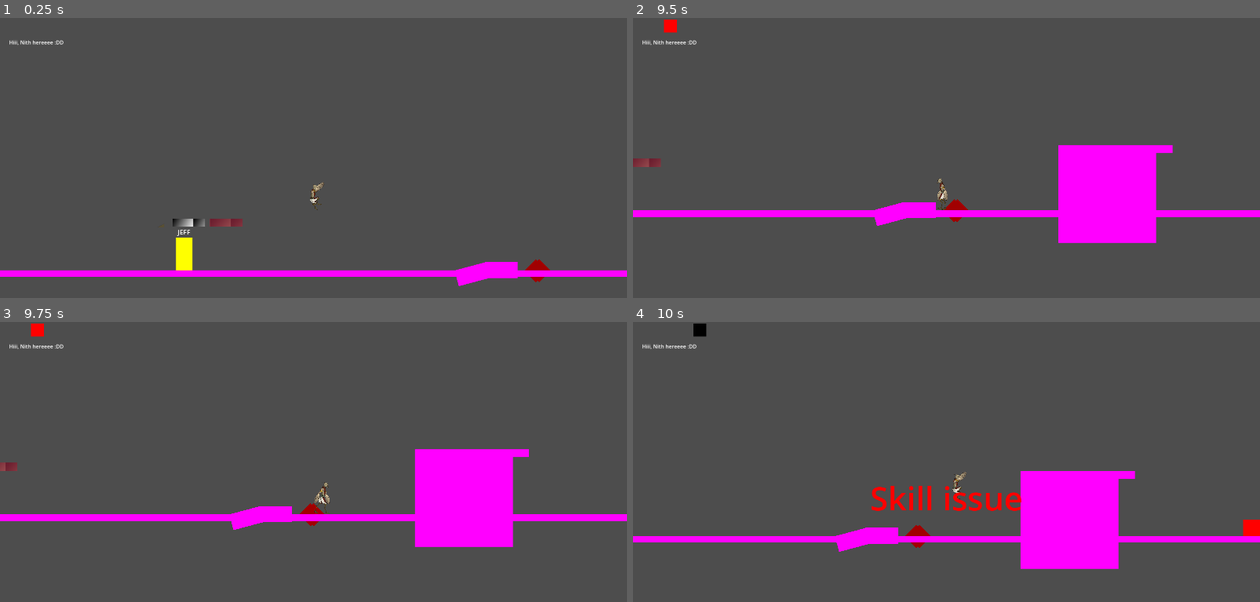
Above: before the commit, frames 1-4 (two rows, left to right).
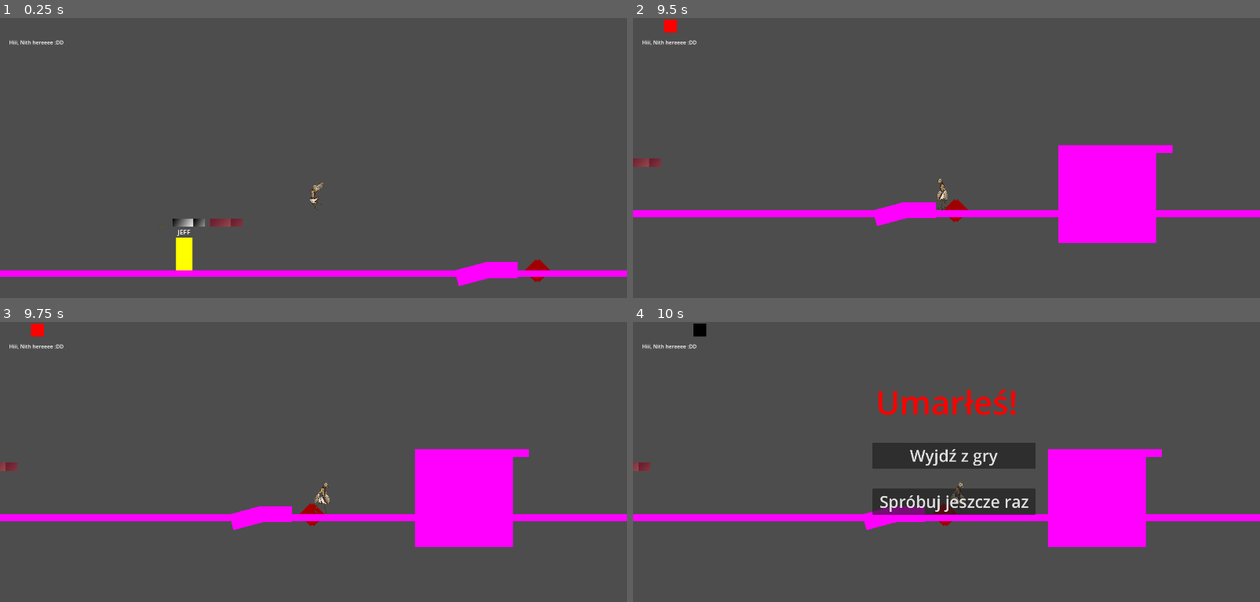
Above: after the commit, the same moments.

Repository: M4przybysz/Kamen-z-serca
Game: Godot game, scene res://src/main/main.tscn
The game is run twice, just before and just after one commit, with the same random seed, the same clock (stepped at 60 frames per second) and the same inputs.
Inputs (mouse positions are in pixels of both pictures, inside the frame that each line leads up to):
- Up to frame 1 (0.25 s): no input
- Up to frame 2 (9.5 s): move the mouse to (915, 264) at 0.52 s; hold D (move_right) 0.53-2.03 s; tap Mouse wheel down (change_feather_down) at 0.6, 5.85 s; tap Space (jump) at 0.77, 1.52, 3.02, 3.77, 4.52, 6.02, 6.77, 7.52, 9.02 s; move the mouse to (1134, 247) at 1.27 s; tap Mouse wheel up (change_feather_up) at 1.35, 6.6 s; move the mouse to (758, 141) at 2.02 s; hold A (move_left) 2.03-4.28 s; tap Middle mouse button (feather_throw) at 2.1, 7.35 s; move the mouse to (977, 194) at 2.77 s; tap Q (shield_use) at 2.85, 8.1 s; move the mouse to (852, 104) at 3.52 s; tap Shift (slide_and_air_dash) at 3.6, 8.85 s; move the mouse to (1084, 177) at 4.27 s; hold D (move_right) 4.28-8.03 s; right-click (1084, 177) at 4.35 s; move the mouse to (821, 211) at 5.02 s; click (821, 211) at 5.1 s; move the mouse to (1009, 116) at 5.77 s; move the mouse to (915, 264) at 6.52 s; move the mouse to (1134, 247) at 7.27 s; move the mouse to (758, 141) at 8.02 s; hold A (move_left) from 8.03 s (still down); move the mouse to (977, 194) at 8.77 s
- Up to frame 3 (9.75 s): move the mouse to (219, 408) at 9.52 s; release A (move_left) at 9.53 s; hold D (move_right) from 9.53 s (still down); hold Right mouse button (spear_attack) from 9.53 s (still down)
- Up to frame 4 (10 s): keep holding D (move_right); keep holding Right mouse button (spear_attack); tap Space (jump) at 9.77 s

Frames 1-3 are identical in both runs. In frame 4, 15% of the frame differs, in the area x 0-100%, y 24-89%.

Commit message:
Death screen and pause menu

Diff:
--- a/la_creatura_game/src/gameplay/gameplay.gd
+++ b/la_creatura_game/src/gameplay/gameplay.gd
@@ -1,8 +1,9 @@
 extends Node2D
 
 @onready var ui: Control = $UI/UI
-@onready var death_menu: Control = $UI/DeathMenu
 @onready var player: CharacterBody2D = $Player
+@onready var death_menu: Control = $"../../Menus/DeathMenu"
+@onready var main: Node = $"../.."
 
 var player_level: int = 1
 var max_hp: int = 2 + player_level
@@ -26,7 +27,7 @@
 	if hp >= 0 and hp < max_hp:
 		ui.set_hp(hp)
 	if hp <= 0:
-		death_menu.visible = true
+		main.show_death_menu()
 
 func increase_hp(value: int) -> void:
 	if hp + value < max_hp:
--- a/la_creatura_game/src/gameplay/gameplay.tscn
+++ b/la_creatura_game/src/gameplay/gameplay.tscn
@@ -1,9 +1,8 @@
-[gd_scene load_steps=6 format=3 uid="uid://w86chk0k7rbt"]
+[gd_scene load_steps=5 format=3 uid="uid://w86chk0k7rbt"]
 
 [ext_resource type="Script" path="res://src/gameplay/gameplay.gd" id="1_i11ig"]
 [ext_resource type="PackedScene" uid="uid://ctso286u1j6so" path="res://src/player/player.tscn" id="1_m47ch"]
 [ext_resource type="PackedScene" uid="uid://c4ffy2ihhl0s2" path="res://src/ui/ui.tscn" id="3_2j3cv"]
-[ext_resource type="PackedScene" uid="uid://dtdi70vm2ahdn" path="res://src/menus/death_menu/death_menu.tscn" id="5_r6rdt"]
 [ext_resource type="PackedScene" uid="uid://c2hu2t4j0od5o" path="res://src/test_elements/levels/programmers_playground.tscn" id="7_crvro"]
 
 [node name="Gameplay" type="Node2D"]
@@ -24,6 +23,3 @@
 [node name="UI" type="CanvasLayer" parent="."]
 
 [node name="UI" parent="UI" instance=ExtResource("3_2j3cv")]
-
-[node name="DeathMenu" parent="UI" instance=ExtResource("5_r6rdt")]
-visible = false
--- a/la_creatura_game/src/main/main.gd
+++ b/la_creatura_game/src/main/main.gd
@@ -1,4 +1,7 @@
 extends Node
+
+@onready var pause_menu: Control = $Menus/PauseMenu
+@onready var death_menu: Control = $Menus/DeathMenu
 
 # Called when the node enters the scene tree for the first time.
 func _ready() -> void:
@@ -10,4 +13,13 @@
 
 func _input(event: InputEvent) -> void:
 	if Input.is_action_just_pressed("quit"):
-		get_tree().quit()
+		if !get_tree().paused:
+			pause_menu.visible=true
+			get_tree().paused=true
+		else:
+			pause_menu.visible=false
+			get_tree().paused=false
+
+func show_death_menu():
+	death_menu.visible=true
+	get_tree().paused=true
--- a/la_creatura_game/src/main/main.tscn
+++ b/la_creatura_game/src/main/main.tscn
@@ -1,17 +1,28 @@
-[gd_scene load_steps=4 format=3 uid="uid://d3gn4eoxa2lh0"]
+[gd_scene load_steps=6 format=3 uid="uid://d3gn4eoxa2lh0"]
 
 [ext_resource type="Script" path="res://src/main/main.gd" id="1_2nm2t"]
 [ext_resource type="PackedScene" uid="uid://w86chk0k7rbt" path="res://src/gameplay/gameplay.tscn" id="1_kjvcn"]
 [ext_resource type="PackedScene" uid="uid://hc0bafam4ly2" path="res://src/menus/main_menu/main_menu.tscn" id="2_s1k2l"]
+[ext_resource type="PackedScene" uid="uid://cxp55no4h5r02" path="res://src/menus/pause_menu/pause_menu.tscn" id="3_apl8s"]
+[ext_resource type="PackedScene" uid="uid://dtdi70vm2ahdn" path="res://src/menus/death_menu/death_menu.tscn" id="5_saqgk"]
 
 [node name="Main" type="Node"]
+process_mode = 3
 script = ExtResource("1_2nm2t")
 
-[node name="MainMenu" type="Node" parent="."]
+[node name="Gameplay" type="Node" parent="."]
+process_mode = 1
 
-[node name="MainMenu" parent="MainMenu" instance=ExtResource("2_s1k2l")]
+[node name="Gameplay" parent="Gameplay" instance=ExtResource("1_kjvcn")]
+
+[node name="Menus" type="CanvasLayer" parent="."]
+process_mode = 2
+
+[node name="MainMenu" parent="Menus" instance=ExtResource("2_s1k2l")]
 visible = false
 
-[node name="Gameplay" type="Node" parent="."]
+[node name="PauseMenu" parent="Menus" instance=ExtResource("3_apl8s")]
+visible = false
 
-[node name="Gameplay" parent="Gameplay" instance=ExtResource("1_kjvcn")]
+[node name="DeathMenu" parent="Menus" instance=ExtResource("5_saqgk")]
+visible = false
--- /dev/null
+++ b/la_creatura_game/src/menus/death_menu/death_menu.gd
@@ -0,0 +1,10 @@
+extends Control
+@onready var main: Node = $"../.."
+
+func _on_exit_button_down() -> void:
+	main.get_tree().quit()
+
+func _on_tryagain_button_down() -> void:
+	hide()
+	get_tree().paused=false
+	main.get_tree().reload_current_scene()
--- a/la_creatura_game/src/menus/death_menu/death_menu.tscn
+++ b/la_creatura_game/src/menus/death_menu/death_menu.tscn
@@ -1,4 +1,6 @@
-[gd_scene load_steps=2 format=3 uid="uid://dtdi70vm2ahdn"]
+[gd_scene load_steps=3 format=3 uid="uid://dtdi70vm2ahdn"]
+
+[ext_resource type="Script" path="res://src/menus/death_menu/death_menu.gd" id="1_oy743"]
 
 [sub_resource type="LabelSettings" id="LabelSettings_x4q5h"]
 font_size = 100
@@ -11,12 +13,34 @@
 anchor_bottom = 1.0
 grow_horizontal = 2
 grow_vertical = 2
+script = ExtResource("1_oy743")
 
 [node name="Label" type="Label" parent="."]
 layout_mode = 0
+offset_top = 109.0
 offset_right = 1920.0
-offset_bottom = 1080.0
-text = "Skill issue"
+offset_bottom = 383.0
+text = "Umarłeś!"
 label_settings = SubResource("LabelSettings_x4q5h")
 horizontal_alignment = 1
 vertical_alignment = 1
+
+[node name="tryagain" type="Button" parent="."]
+offset_left = 733.0
+offset_top = 511.0
+offset_right = 1233.0
+offset_bottom = 591.0
+theme_override_font_sizes/font_size = 50
+text = "Spróbuj jeszcze raz"
+
+[node name="Exit" type="Button" parent="."]
+layout_mode = 0
+offset_left = 733.0
+offset_top = 370.0
+offset_right = 1233.0
+offset_bottom = 450.0
+theme_override_font_sizes/font_size = 50
+text = "Wyjdź z gry"
+
+[connection signal="button_down" from="tryagain" to="." method="_on_tryagain_button_down"]
+[connection signal="button_down" from="Exit" to="." method="_on_exit_button_down"]
--- /dev/null
+++ b/la_creatura_game/src/menus/pause_menu/pause_menu.gd
@@ -0,0 +1,10 @@
+extends Control
+@onready var main: Node = $"../.."
+
+func _on_exit_button_down() -> void:
+	main.get_tree().quit()
+
+
+func _on_resume_button_down() -> void:
+	hide()
+	get_tree().paused=false
--- a/la_creatura_game/src/menus/pause_menu/pause_menu.tscn
+++ b/la_creatura_game/src/menus/pause_menu/pause_menu.tscn
@@ -1,7 +1,6 @@
 [gd_scene load_steps=2 format=3 uid="uid://cxp55no4h5r02"]
 
-[sub_resource type="LabelSettings" id="LabelSettings_tpoli"]
-font_size = 50
+[ext_resource type="Script" path="res://src/menus/pause_menu/pause_menu.gd" id="1_imqcu"]
 
 [node name="PauseMenu" type="Control"]
 layout_mode = 3
@@ -10,12 +9,25 @@
 anchor_bottom = 1.0
 grow_horizontal = 2
 grow_vertical = 2
+script = ExtResource("1_imqcu")
 
-[node name="Label" type="Label" parent="."]
-layout_mode = 0
-offset_right = 1920.0
-offset_bottom = 1080.0
-text = "PAUSED"
-label_settings = SubResource("LabelSettings_tpoli")
-horizontal_alignment = 1
-vertical_alignment = 1
+[node name="Exit" type="Button" parent="."]
+layout_mode = 1
+offset_left = 710.0
+offset_top = 193.0
+offset_right = 1210.0
+offset_bottom = 273.0
+theme_override_font_sizes/font_size = 50
+text = "Exit the game"
+
+[node name="Resume" type="Button" parent="."]
+layout_mode = 1
+offset_left = 710.0
+offset_top = 307.0
+offset_right = 1210.0
+offset_bottom = 387.0
+theme_override_font_sizes/font_size = 50
+text = "Resume the game"
+
+[connection signal="button_down" from="Exit" to="." method="_on_exit_button_down"]
+[connection signal="button_down" from="Resume" to="." method="_on_resume_button_down"]
